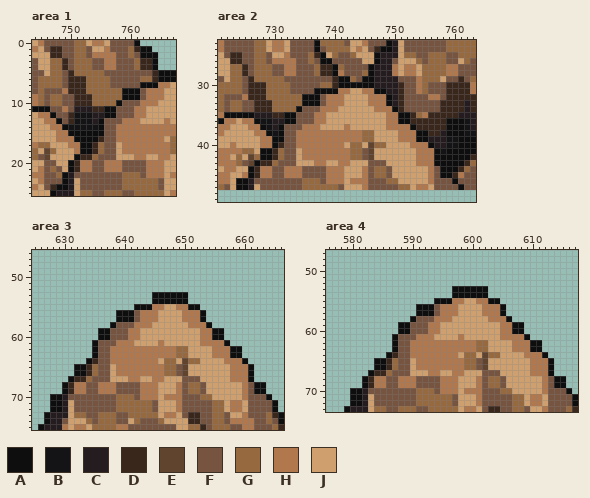
Pixel-art file -- img/tilesets/Overworld_A2.ase. The first picture shows the starting point.
768x576 pixels, 1 frame. Colours within 5 levels of each other are drawn and written as one. Shown: area 1: x 744..767, y 0..25; area 2: x 721..763, y 23..49; area 3: x 625..666, y 46..75; area 4: x 576..617, y 47..73. The commit also changed other parts of the picture, which this record leaves out.
Visible layers, top first: "Layer 1", "Flattened".
Palette (. is transparent): A #0e0e0f  B #141315  C #251c20  D #3a271c  E #60442e  F #77543f  G #97693e  H #b2784d  J #cfa06d
Pixels before, area 1, first column x 744:
 0 JHFFFFFGGJHHJFFFFA......
 1 HJFDDFFGGFJJHFFFGDAA....
 2 JJJDDFFGGFHHHHFFGFAAA...
 3 FJJGGDFGGGFFHHFFFGDDA...
 4 FJJGGDFGGGFFHHFFFGDDA...
 5 FFJGGFDGGGGGFFFFFFFFDAAA
 6 FGGGGFDDDGGGGFFFFFGGDAAA
 7 FGGGGFDDDGGGGFFFFFAAAHHJ
 8 FGFFFHDDDGGGGGGAAAFHHHJJ
 9 HGFGGFFDDDGGGGGAAAFHHHJJ
10 HGFGGFFDDDGGGGAFFFHHHJJJ
11 AAAFFHFCCCDDAAFFFHHJJJJJ
12 JHHAFFDBBBCCAAFFFHHJJJJJ
13 JJHHAFDBBBCAFFFHHHJJJJHJ
14 JJJHHABBBBBAFFHHHHHHHHHH
15 JJJJHHAAAAAAFFHHHHHHHHHH
16 JJJJHHHAAAADFFHHHHHHHHJG
17 HGGJJJHHAADGFFJHHHHHHHHG
18 GJEGJJJHAADGFFJHHHHHHHHG
19 GFEJJJJADDGFFFJJJHHJJHHJ
20 JJFFJJADHHFFHHHFFFFHHHJJ
21 JHFGFJADHHFFHHHFFFFHHHJJ
22 HHFFGACFFFFFFFFGGGFHHHJH
23 JHFFFACJFFFFFFFGGGGGGFJJ
24 HJFDAACJFFFFFFFGGGGGGFJJ
25 JJJACCCJGGFFGGGFFGGGGGJH
Pixels before, area 2, first column x 721:
23 HFFFFFGGJHHJFFFFAGGGGFJJHFFFACJFFFFFFFGGGGG
24 HFFFFFGGJHHJFFFFAFGGGGJHJFDAACJFFFFFFFGGGGG
25 JFDDFFGGFJJHFFFGDAJGFFGJJJACCCJGGFFGGGFFGGG
26 JJDDFFGGFHHHHFFGFAAFFFFFJJACCFJJJGFGGGFFJGF
27 JJGGDFGGGFFHHFFFGDDAGFFFFACCCHJHHJGGGGHHFFF
28 JJGGDFGGGFFHHFFFGDDAHFFFGACCCHJHHJGGGGHHFFF
29 FJGGFDGGGGGFFFFFFFFDAAGFAACCCCFFFHGGGJFFDFG
30 GGGGFDDDGGGGFFFFFGGDAAAAAACCCCDFFHGFFFDDDDH
31 GGGGFDDDGGGGFFFFAAAAHHJJHHAACCDFFHGFFFDDDDH
32 GFFFHDDDGGGGGGAAAFHHHJJJJHHHACDFFFFHHFDDDDD
33 GFGGFFDDDGGGGGAAAFHHHJJJJHHHACDFFFFFFDDDDCD
34 GFGGFFDDDGGGGAFFFHHHJJJJJJHHHADFFFFFFDDDDCD
35 HAAAAACCCDDAAFFFHHJJJJJJJJJJHHAADGHDDDDDCCC
36 AHHJHHABBCCAAFFFHHJJJJJJJJJJHHAADDDDDDAAABC
37 HHJJJHHABCAFFFHHHJJJJHJJJJJJHHHHADDDDDAAABC
38 HJJJJJHHABAFFHHHHHHHHHHHGGJJJJHHHAADDCAAABB
39 JJJJJJJHHAAFFHHHHHHHHHHHGGJJJJHHHAACCCBBAAA
40 JJHJJJJHHADFFHHHHHHHHJGGJEGGJJJJHHHACCBBAAA
41 HHHHGGJAADGFFJHHHHHHHHGGFEJJJJJJJHHHABAAAAA
42 HHJGJEGAADGFFJHHHHHHHHGGFEJJJJJJJHHHAAAAAAD
43 HHHGFEADDGFFFJJJHHJJHHJJJFFFJJJJJHHHAAAAADG
44 JHHJJADHHFFHHHFFFFHHHJJJHFGGFJJJJJJHFAAADGF
45 HHJJHADHHFFHHHFFFFHHHJJJHFGGFJJJJJJHFAADHFF
46 HHJAACFFFFFFFFGGGFHHHJHHHFFFGGJJJJJHFFFAFFF
47 GFJAACJFFFFFFFGGGGGGFJJJHFFFFFGGJHHJFFFFAFF
Pixels before, area 3, first column x 626:
53 ...................AAAAAA................
54 ...................AAAAAA................
55 ................AAAHHJJHHAA..............
56 .............AAAFHHHJJJJHHHA.............
57 .............AAAFHHHJJJJHHHA.............
58 ............AFFFHHHJJJJJJHHHA............
59 ..........AAFFFHHJJJJJJJJJJHHAA..........
60 ..........AAFFFHHJJJJJJJJJJHHAA..........
61 .........AFFFHHHJJJJHJJJJJJHHHHA.........
62 .........AFFHHHHHHHHHHHGGJJJJHHHAA.......
63 .........AFFHHHHHHHHHHHGGJJJJHHHAA.......
64 ........ADFFHHHHHHHHJGGJEGGJJJJHHHA......
65 ......AADGFFJHHHHHHHHGGFEJJJJJJJHHHA.....
66 ......AADGFFJHHHHHHHHGGFEJJJJJJJHHHA.....
67 .....ADDGFFFJJJHHJJHHJJJFFFJJJJJHHHA.....
68 ....ADHHFFHHHFFFFHHHJJJHFGGFJJJJJJHFAA...
69 ....ADHHFFHHHFFFFHHHJJJHFGGFJJJJJJHFAA...
70 ..AACFFFFFFFFGGGFHHHJHHHFFFGGJJJJJHFFFA..
71 ..AACJFFFFFFFGGGGGGFJJJHFFFFFGGJHHJFFFFA.
72 ..AACJFFFFFFFGGGGGGFJJJHFFFFFGGJHHJFFFFA.
73 .ACCCJGGFFGGGFFGGGGGJHHJFDDFFGGFJJHFFFGDA
74 .ACCFJJJGFGGGFFJGFFFGJJJJDDFFGGFHHHHFFGFA
75 ACCCHJHHJGGGGHHFFFFFFFFJJGGDFGGGFFHHFFFGD
Pixels before, area 4, first column x 579:
53 ..................AAAAAA...............
54 ..................AAAAAA...............
55 ...............AAAHHJJHHAA.............
56 ............AAAFHHHJJJJHHHA............
57 ............AAAFHHHJJJJHHHA............
58 ...........AFFFHHHJJJJJJHHHA...........
59 .........AAFFFHHJJJJJJJJJJHHAA.........
60 .........AAFFFHHJJJJJJJJJJHHAA.........
61 ........AFFFHHHJJJJHJJJJJJHHHHA........
62 ........AFFHHHHHHHHHHHGGJJJJHHHAA......
63 ........AFFHHHHHHHHHHHGGJJJJHHHAA......
64 .......ADFFHHHHHHHHJGGJEGGJJJJHHHA.....
65 .....AADGFFJHHHHHHHHGGFEJJJJJJJHHHA....
66 .....AADGFFJHHHHHHHHGGFEJJJJJJJHHHA....
67 ....ADDGFFFJJJHHJJHHJJJFFFJJJJJHHHA....
68 ...ADHHFFHHHFFFFHHHJJJHFGGFJJJJJJHFAA..
69 ...ADHHFFHHHFFFFHHHJJJHFGGFJJJJJJHFAA..
70 .AACFFFFFFFFGGGFHHHJHHHFFFGGJJJJJHFFFA.
71 .AACJFFFFFFFGGGGGGFJJJHFFFFFGGJHHJFFFFA
72 .AACJFFFFFFFGGGGGGFJJJHFFFFFGGJHHJFFFFA
73 ACCCJGGFFGGGFFGGGGGJHHJFDDFFGGFJJHFFFGD
The same view after the edit:
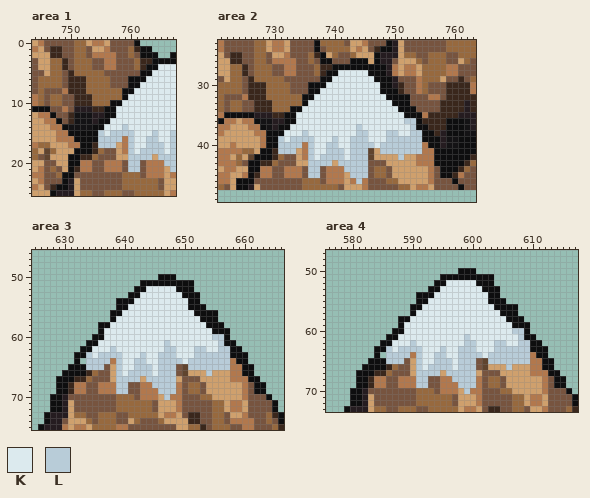
Colours new in this view: K #dceaee  L #b8ccd8
Edits made:
Changed rows in their new state; - is an unchanged pixel.
Area 1, layer "Flattened":
first column x 750:
 2 -----------------A
 3 ---------------AAA
 4 -------------A-KKK
 5 ------------AAKKKK
 6 ----------AAAKKKKK
 7 ----------AAKKKKKK
 8 -----------KKKKKKK
 9 ----------KKKKKKKK
10 -------A-KKKKKKKKK
11 --------KKKKKKKKKK
12 --------KKKKKKKKKK
13 ------AKKKKKKKKKKK
14 ----A-KKKLKKKKKKKK
15 -----LKLLLLKKKLKKL
16 -----LLLL-LKKLLKKL
17 -----LLL--LKKLLLKL
18 -A--------LKLLLLKL
19 A---------LLLL-LLL
20 -A--------LL----LL
21 ----------LL-----L
22 A-----------------
Area 2, layer "Flattened":
first column x 726:
26 -----------------AAA-------------
27 ---------------AAAAA-AA----------
28 -------------A-KKKKK-AA----------
29 ------------AAKKKKKKKAAA---------
30 ----------AAAKKKKKKKKKAA---------
31 ----------A-KKKKKKKKKK-AA--------
32 -----------KKKKKKKKKKKK-AAA------
33 ----------KKKKKKKKKKKKKKAAA------
34 -------A-KKKKKKKKKKKKKKKKAAA-----
35 --------KKKKKKKKKKKKKKKKKK-AA----
36 --------KKKKKKKKKKKKKKKKKKLLA----
37 ------AKKKKKKKKKKKLKKKKKKKKLAA---
38 ----A-KKKLKKKKKKKKLLKKKLLKKLL-A--
39 ---A-LKLLLLKKKLKKLLLKKKLLLLLL-AA-
40 ---A-LLLL-LKKLLKKLLLLKLLLLLLL--A-
41 -----LLL--LKKLLLKLLL--LLLLLLL---A
42 -A--------LKLLLLKLLL-----L-------
43 A---------LLLL-LLLLL-------------
44 -A--------LL----LLLL-------------
45 ----------LL-----LLL-------------
46 A-----------------L--------------
Area 3, layer "Flattened":
first column x 629:
50 -----------------AAA--------------
51 --------------AAAAAAAAA-----------
52 -------------AAKKKKKAAA-----------
53 ------------AAKKKKKKK-AA----------
54 ----------AAAKKKKKKKKKAA----------
55 ----------AAKKKKKKKKKK--A---------
56 ---------A-KKKKKKKKKKKKA-AA-------
57 ---------AKKKKKKKKKKKKKK-AA-------
58 -------AAKKKKKKKKKKKKKKKK-AA------
59 --------KKKKKKKKKKKKKKKKKK--A-----
60 ------A-KKKKKKKKKKKKKKKKKKLLA-----
61 -----A-KKKKKKKKKKKLKKKKKKKKL-A----
62 ----AAKKKLKKKKKKKKLLKKKLLKKLL-----
63 ---AALKLLLLKKKLKKLLLKKKLLLLLL--A--
64 ---A-LLLL-LKKLLKKLLLLKLLLLLLL-A---
65 --A--LLL--LKKLLLKLLL--LLLLLLL--A--
66 -AA-------LKLLLLKLLL-----L-----A--
67 AA--------LLLL-LLLLL-------------A
68 A---------LL----LLLL--------------
69 A---------LL-----LLL--------------
70 ------------------L---------------
Area 4, layer "Flattened":
first column x 581:
50 -----------------AAA--------------
51 --------------AAAAAAAAA-----------
52 -------------AAKKKKKAAA-----------
53 ------------AAKKKKKKK-AA----------
54 ----------AAAKKKKKKKKKAA----------
55 ----------AAKKKKKKKKKK--A---------
56 ---------A-KKKKKKKKKKKKA-AA-------
57 ---------AKKKKKKKKKKKKKK-AA-------
58 -------AAKKKKKKKKKKKKKKKK-AA------
59 --------KKKKKKKKKKKKKKKKKK--A-----
60 ------A-KKKKKKKKKKKKKKKKKKLLA-----
61 -----A-KKKKKKKKKKKLKKKKKKKKL-A----
62 ----AAKKKLKKKKKKKKLLKKKLLKKLL-----
63 ---AALKLLLLKKKLKKLLLKKKLLLLLL--A--
64 ---A-LLLL-LKKLLKKLLLLKLLLLLLL-A---
65 --A--LLL--LKKLLLKLLL--LLLLLLL--A--
66 -AA-------LKLLLLKLLL-----L-----A--
67 AA--------LLLL-LLLLL-------------A
68 A---------LL----LLLL--------------
69 A---------LL-----LLL--------------
70 ------------------L---------------
